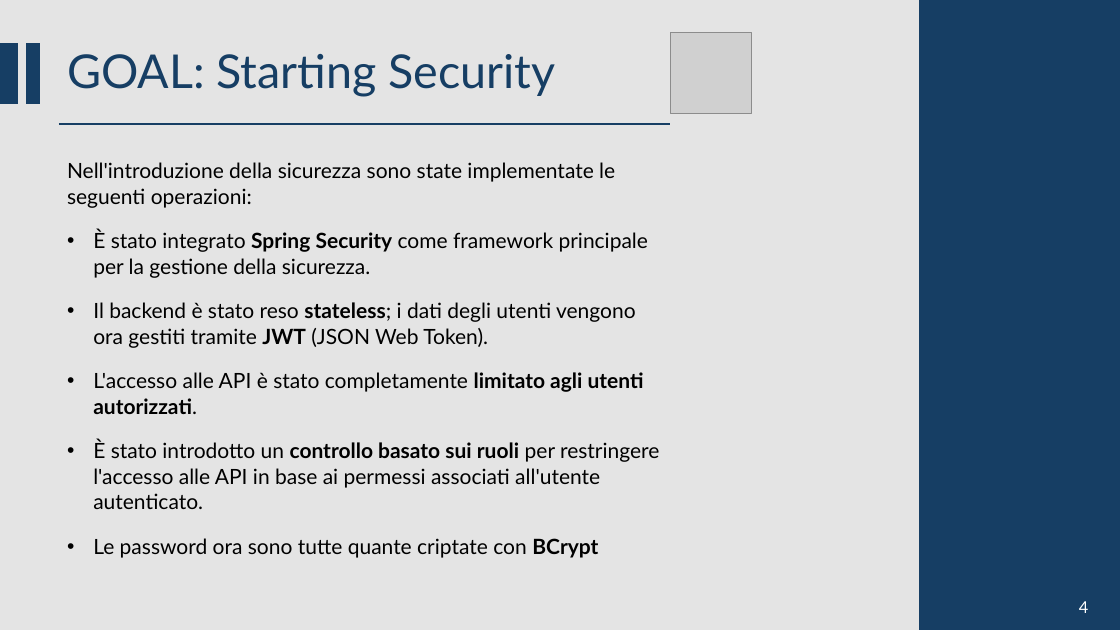
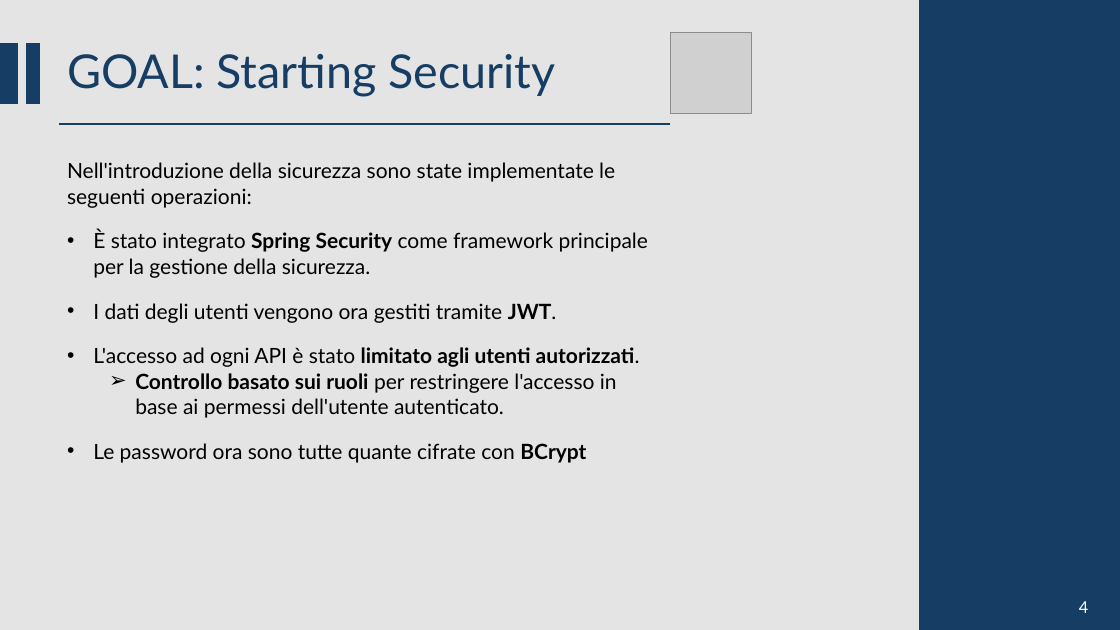
Before and after one commit to CSW-Teams/MS3-docs, a slide deck: slide 4 of ShiftsHappen/Sprint 1/CSW Sprint 1.pptm. Drawn at 1120x630 pixels with LibreOffice and Linux fonts; fonts in the diff are those of the drawing; grey boxes stand for pictures. Boxes give left, top, right and bottom in pixels: in the first picture for what was removed or moved away, otherwise in the second. Text is boxed around its words. In the diff, an @@ line names an element or a change of style, - is before the commit and + after.

```diff
--- a/ShiftsHappen/Sprint 1/CSW Sprint 1.pptm
+++ b/ShiftsHappen/Sprint 1/CSW Sprint 1.pptm
@@ text at (93, 303, 640, 463): text changed @@
-• Il backend è stato reso stateless; i dati degli utenti vengono ora gestiti tramite JWT (JSON Web Token).
-• L'accesso alle API è stato completamente limitato agli utenti autorizzati.
-• È stato introdotto un controllo basato sui ruoli per restringere l'accesso alle API in base ai permessi associati all'utente autenticato.
-• Le password ora sono tutte quante criptate con BCrypt
+• I dati degli utenti vengono ora gestiti tramite JWT.
+• L'accesso ad ogni API è stato limitato agli utenti autorizzati.
+  ➢ Controllo basato sui ruoli per restringere l'accesso in base ai permessi dell'utente autenticato.
+• Le password ora sono tutte quante cifrate con BCrypt
```
Also in this commit, not shown: 9 other slides changed, 1 slide added.
